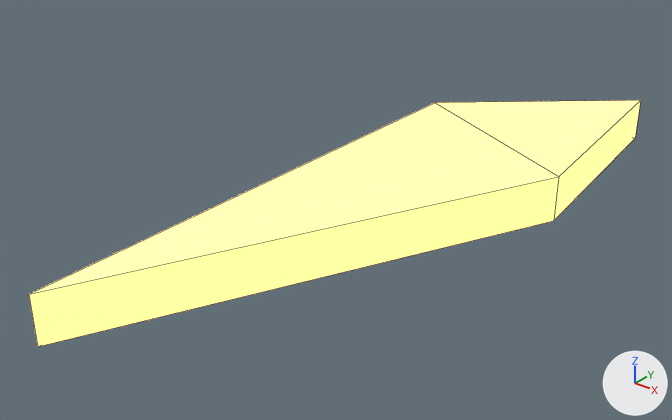
What one commit did to the Blender file art/blend/fx_bolt.blend.
One viewpoint serves both versions: a 50 mm camera at (0.211, -0.004, 0.137) aimed at (0.019, 0.236, -0.011). The lights are fixed; the arrows at lower right show +X, +Y and +Z. The picture after the commit comes second. Mesh edges are drawn as thin lines. The same objects are shown in both versions, whatever each file hides.

Before the edit, the objects in view are built like this:
```python
me_fletching_001 = bpy.data.meshes.new('Fletching.001')
me_fletching_001.from_pydata(...)  # 4 vertices, 2 faces; spans x 0.0..0.08, y 0.12..0.39, z 0.0
me_fletching_001.materials.append(mat_aegean_f8bd77_light)  # orange #f8bd77, glowing orange #f8bd77
# before: 0 (0.0, 0.12, 0.0), 1 (0.08, 0.29, 0.0), 2 (0.07, 0.39, 0.0), 3 (0.0, 0.33, 0.0)
ob_fletching_001 = bpy.data.objects.new('Fletching.001', me_fletching_001)
ob_fletching_001.parent = ob_pulse
ob_fletching_001.location = (0.0, 0.0, 0.0)
_m = ob_fletching_001.modifiers.new('Material thickness', 'SOLIDIFY')
_m.thickness = 0.018
```
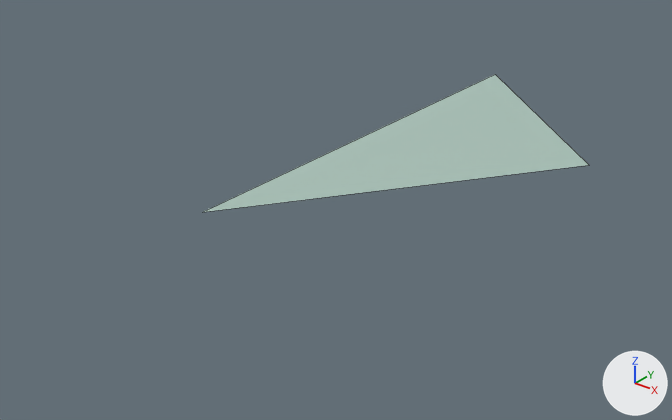
Changed parts and their boxes (x1, y1, x2, y2) in the pictures (672 x 420 px):
'Fletching.001', reshaped, modifiers changed, recoloured (darker, 37% narrower, 44% shorter)
    before: (29, 100, 641, 347)
    after: (204, 74, 589, 212)

Patch to the scene script:
```diff
--- a/art/blend/fx_bolt.blend.py
+++ b/art/blend/fx_bolt.blend.py
@@ mat_light_facet_aac2b8 @@
+mat_light_facet_aac2b8 = principled_material('Light facet aac2b8')
+mat_light_facet_aac2b8.base_color = (0.402, 0.539, 0.479)  # light grey #aac2b8
+mat_light_facet_aac2b8.roughness = 0.76
@@ me_fletching_001 @@
 # used by ob_fletching_001; parent = ob_pulse; location = (0.0, 0.0, 0.0)
 # verts and faces of me_fletching_001; kept vertices keep their numbers, new ones are numbered from 4
-me_fletching_001.from_pydata(...)  # 4 vertices, 2 faces; spans x 0.0..0.08, y 0.12..0.39, z 0.0
-me_fletching_001.materials.append(mat_aegean_f8bd77_light)  # orange #f8bd77, glowing orange #f8bd77
+me_fletching_001.from_pydata(...)  # 3 vertices, 1 face; spans x 0.0..0.084, y 0.188..0.383, z 0.0
+# me_fletching_001 part 1
+delete_vertices([*range(0, 4)])  # with the faces that use them
+verts[4] = (0.0, 0.188, 0.0)  # pixel (202, 212)
+verts[5] = (0.0, 0.383, 0.0)  # pixel (495, 74)
+verts[6] = (0.084, 0.307, 0.0)  # pixel (589, 165)
+faces += [(4, 5, 6)]
+me_fletching_001.materials.append(mat_light_facet_aac2b8)  # light grey #aac2b8
@@ ob_fletching_001 @@
 ob_fletching_001.location = (0.0, 0.0, 0.0)
-_m = ob_fletching_001.modifiers.new('Material thickness', 'SOLIDIFY')
-_m.thickness = 0.018
```
